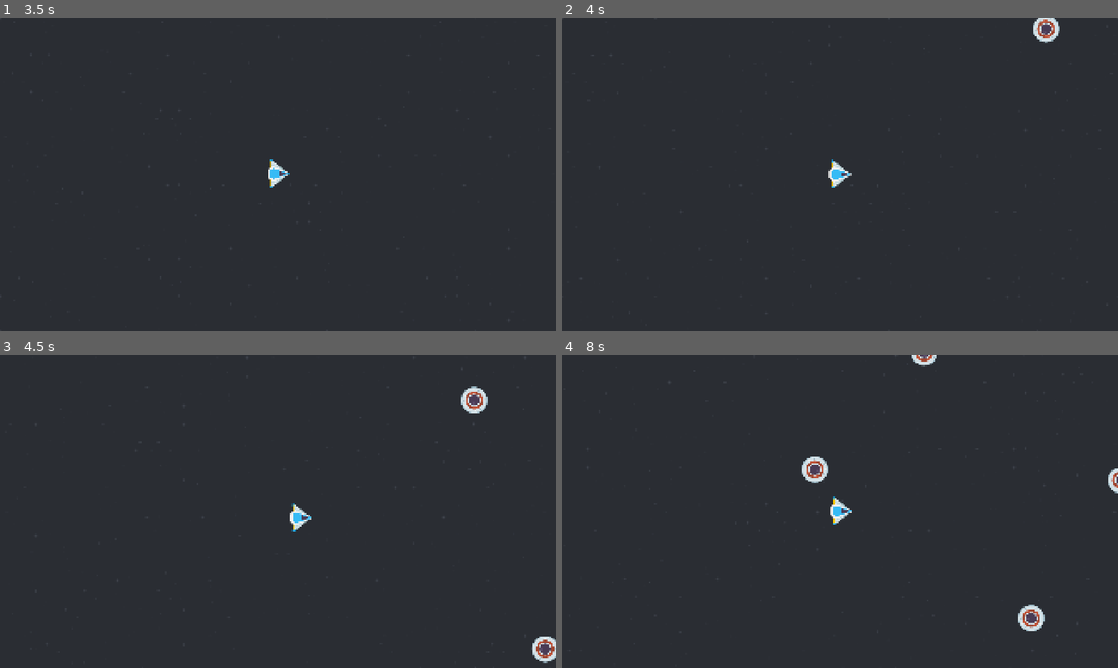
Above: before the commit, frames 1-4 (two rows, left to right).
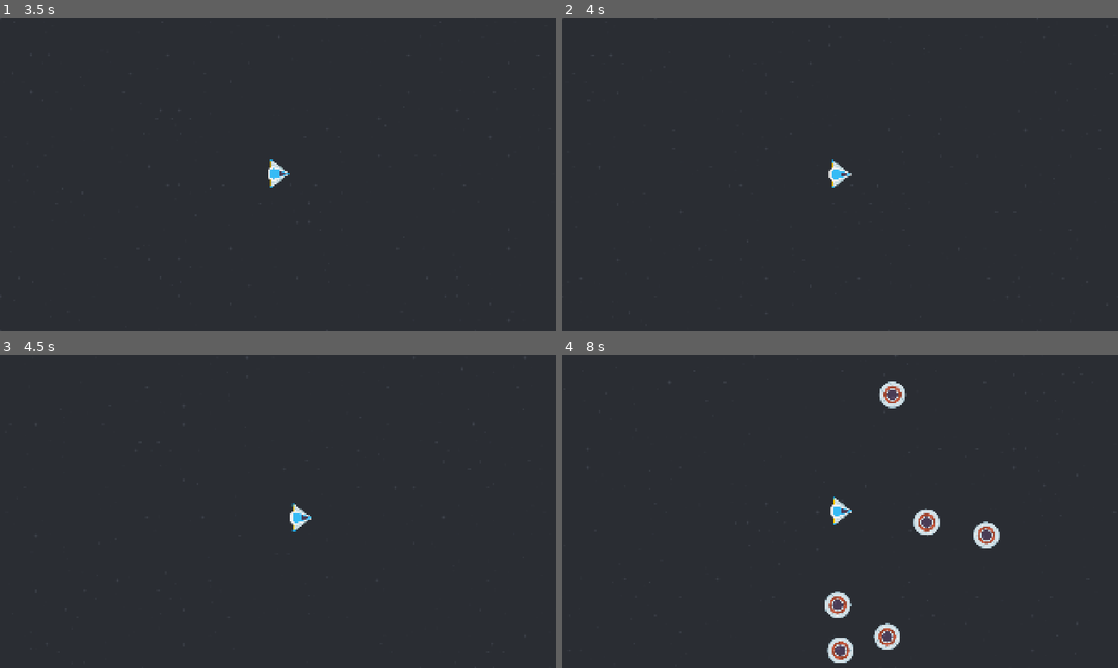
Above: after the commit, the same moments.

Repository: two-sticks-and-a-rock/space-arcade
Game: Godot game, scene res://scenes/main.tscn
The game is run twice, just before and just after one commit, with the same random seed, the same clock (stepped at 60 frames per second) and the same inputs.
Inputs (mouse positions are in pixels of both pictures, inside the frame that each line leads up to):
- Up to frame 1 (3.5 s): tap Enter at 0.5, 2.75 s; move the mouse to (400, 158) at 0.52 s; press the mouse at (400, 158) at 0.53 s; tap Space at 1.25 s; move the mouse to (166, 190) at 1.27 s; release the mouse at (166, 190) at 1.28 s; click (166, 190) at 1.35 s; move the mouse to (333, 105) at 2.02 s; press the mouse at (333, 105) at 2.03 s; move the mouse to (250, 237) at 2.77 s; release the mouse at (250, 237) at 2.78 s; click (250, 237) at 2.85 s
- Up to frame 2 (4 s): move the mouse to (1006, 221) at 3.52 s; press the mouse at (1006, 221) at 3.53 s
- Up to frame 3 (4.5 s): move the mouse to (111, 464) at 4.27 s; release the mouse at (111, 464) at 4.28 s; click (111, 464) at 4.35 s
- Up to frame 4 (8 s): move the mouse to (867, 511) at 5.02 s; press the mouse at (867, 511) at 5.03 s; move the mouse to (756, 433) at 5.77 s; release the mouse at (756, 433) at 5.78 s; click (756, 433) at 5.85 s; move the mouse to (962, 495) at 6.52 s; press the mouse at (962, 495) at 6.53 s; move the mouse to (728, 527) at 7.27 s; release the mouse at (728, 527) at 7.28 s; click (728, 527) at 7.35 s

Frame 1 is identical in both runs. In frame 2, 0.3% of the frame differs, in the area x 84-90%, y 0-8%; in frame 3, 0.6%; in frame 4, 2.8%, in the area x 43-100%, y 0-99%.

Commit message:
tune enemy speed a little

Diff:
--- a/scenes/enemies/enemy.gd
+++ b/scenes/enemies/enemy.gd
@@ -2,6 +2,7 @@
 
 @onready var player = get_parent().get_node("%player") as RigidBody2D
 
+var velocity = Vector2(randf_range(250.0, 300.0), 0.0)
 # Called when the node enters the scene tree for the first time.
 func _ready():
 	var mob_types = Array($AnimatedSprite2D.sprite_frames.get_animation_names())
@@ -12,6 +13,7 @@
 # Called every frame. 'delta' is the elapsed time since the previous frame.
 func _physics_process(_delta):
 	look_at(player.position)
+	linear_velocity = velocity.rotated(rotation)
 
 func _on_visible_on_screen_notifier_2d_screen_exited():
 	queue_free()
--- a/scenes/main.gd
+++ b/scenes/main.gd
@@ -26,16 +26,5 @@
 	# Set the mob's position to the random location.
 	enemy.position = enemy_spawn_pos.position
 
-	# Set the mob's direction perpendicular to the path direction.
-	var direction = enemy_spawn_pos.rotation + PI / 2
-
-	# Add some randomness to the direction.
-	direction += randf_range(-PI / 4, PI / 4)
-	enemy.rotation = direction
-
-	# Choose the velocity for the mob.
-	var velocity = Vector2(randf_range(300.0, 500.0), 0.0)
-	enemy.linear_velocity = velocity.rotated(direction)
-
 	# Spawn the mob by adding it to the Main scene.
 	add_child(enemy)
